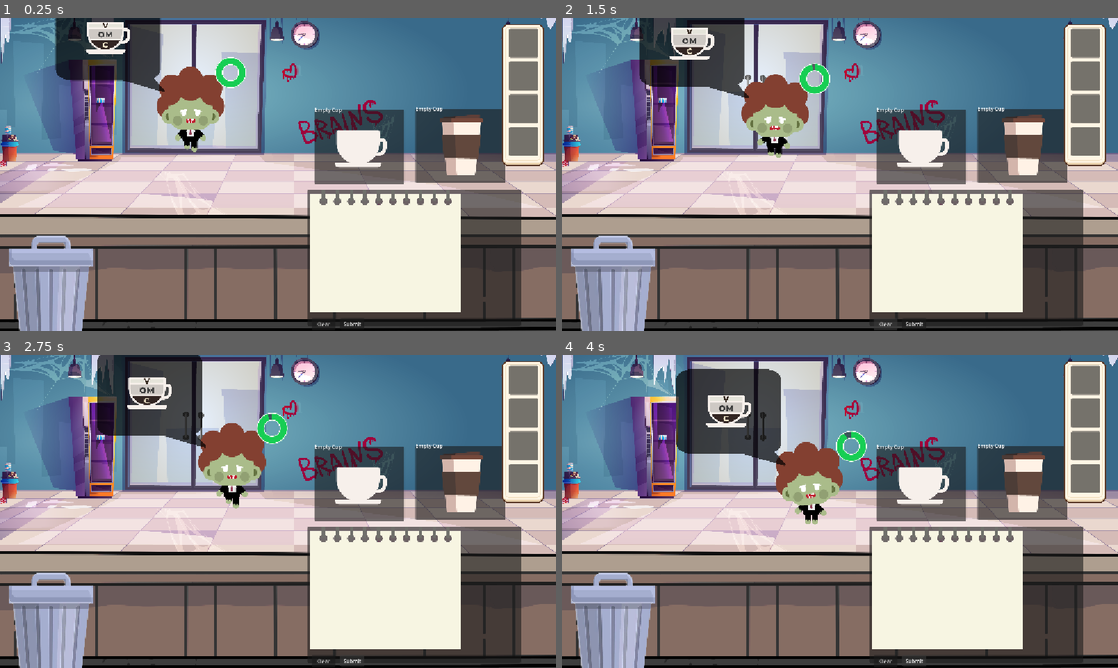
Above: before the commit, frames 1-4 (two rows, left to right).
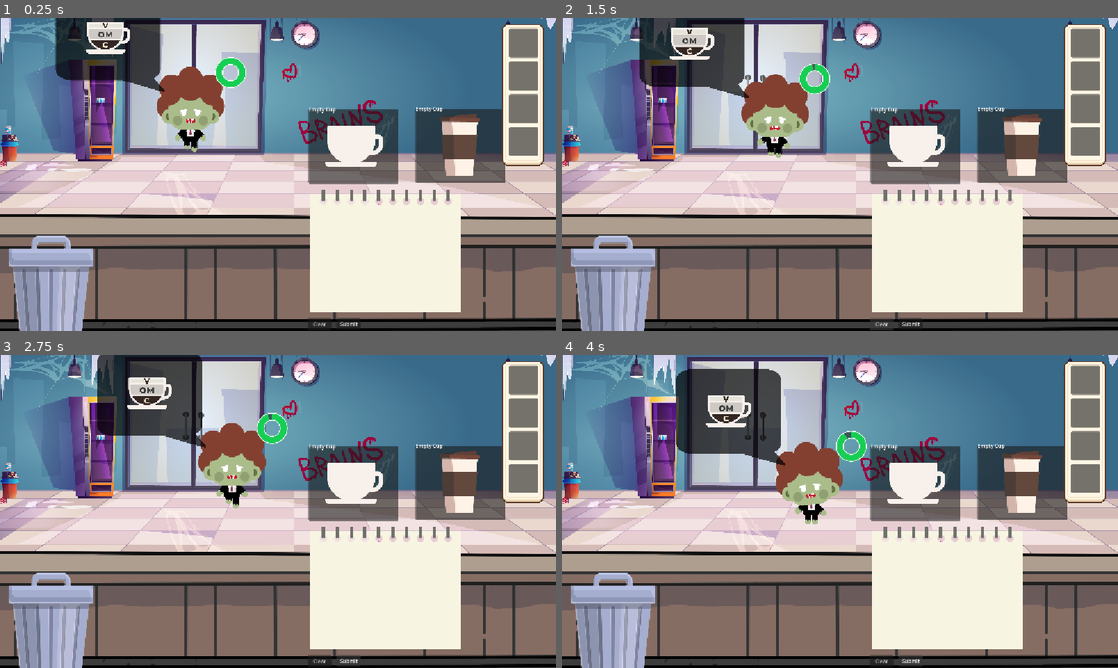
Above: after the commit, the same moments.

Repository: fishlis/SM2603-asm2
Game: Godot game, scene res://scenes/main.tscn
Same seed, same stepped clock (60 frames per second), same inputs: the game is played once before the commit and once after it. The project has no main scene, so this scene is started directly.
Inputs:
- Up to frame 1 (0.25 s): no input
- Up to frame 2 (1.5 s): click "Submit" at 0.5 s; click "Clear" at 1.25 s
- Up to frame 3 (2.75 s): click "Submit" at 2 s
- Up to frame 4 (4 s): click "Clear" at 2.75 s; click "Submit" at 3.5 s

The runs differ from the first frame. In frame 1, 6.7% of the frame differs, in the area x 55-94%, y 28-99%; in frame 2, 6.7%, in the area x 55-94%, y 28-100%; in frame 3, 6.7%; in frame 4, 6.7%.

Commit message:
updated notepad

Diff:
--- a/scenes/drawing_pad.tscn
+++ b/scenes/drawing_pad.tscn
@@ -7,6 +7,8 @@
 [ext_resource type="Texture2D" uid="uid://ck2iamaci1fjx" path="res://assets/coffee_icons/cup.png" id="4_aprco"]
 [ext_resource type="Texture2D" uid="uid://7ikn5rv2wfx4" path="res://assets/coffee_icons/coffee_togo.png" id="5_aprco"]
 [ext_resource type="PackedScene" path="res://scenes/animated_ingredient_text.tscn" id="6_anim"]
+
+[sub_resource type="StyleBoxEmpty" id="StyleBoxEmpty_o6xl0"]
 
 [node name="DrawingPad" type="Control" unique_id=1888209856]
 custom_minimum_size = Vector2(400, 400)
@@ -30,23 +32,24 @@
 anchors_preset = -1
 anchor_right = 0.64500004
 anchor_bottom = 0.87900007
-offset_right = 169.94028
-offset_bottom = 36.459656
+offset_right = 162.4776
+offset_bottom = 23.026794
 grow_horizontal = 2
 grow_vertical = 2
 mouse_filter = 2
+theme_override_styles/panel = SubResource("StyleBoxEmpty_o6xl0")
 
 [node name="TextureRect" type="TextureRect" parent="Canvas" unique_id=1922768107]
 layout_mode = 0
 offset_left = 7.4626865
-offset_top = -1.4925373
+offset_top = -1.4925537
 offset_right = 476.48288
-offset_bottom = 377.6119
+offset_bottom = 377.61188
 texture = ExtResource("3_pd0h4")
 expand_mode = 1
 
 [node name="Line2D" type="Line2D" parent="." unique_id=1180683425]
-points = PackedVector2Array(432.83582, 353.73132)
+points = PackedVector2Array(883, 387)
 width = 6.0
 begin_cap_mode = 2
 end_cap_mode = 2
@@ -62,26 +65,26 @@
 
 [node name="SubmitButton" type="Button" parent="." unique_id=1292205306]
 layout_mode = 0
-offset_left = 101.492584
+offset_left = 89.55231
 offset_top = 397.0149
-offset_right = 176.05972
+offset_right = 164.11946
 offset_bottom = 431.04474
 text = "Submit"
 
 [node name="ClearButton" type="Button" parent="." unique_id=95249433]
 layout_mode = 0
-offset_left = 13.432844
+offset_left = 1.4925461
 offset_top = 397.0149
-offset_right = 87.05974
+offset_right = 75.11944
 offset_bottom = 432.5373
 text = "Clear"
 
 [node name="CupSlot" type="Panel" parent="." unique_id=608301026]
 layout_mode = 0
-offset_left = 22.38806
-offset_top = -247.7612
-offset_right = 300.0
-offset_bottom = -18.208954
+offset_left = 2.985075
+offset_top = -249.25371
+offset_right = 280.59702
+offset_bottom = -19.701462
 script = ExtResource("3_3rvac")
 
 [node name="TextureRect" type="TextureRect" parent="CupSlot" unique_id=106235568]
@@ -89,14 +92,13 @@
 anchors_preset = -1
 anchor_right = 1.0
 anchor_bottom = 0.869
-offset_left = 62.68656
-offset_top = 64.17911
-offset_right = 17.86148
-offset_bottom = 31.230331
+offset_left = 52.23883
+offset_top = 50.746277
+offset_right = 34.626892
+offset_bottom = 37.265366
 scale = Vector2(0.69, 0.69)
 mouse_filter = 2
 texture = ExtResource("4_aprco")
-expand_mode = 1
 
 [node name="CupLabel" type="Label" parent="CupSlot" unique_id=1144274387]
 layout_mode = 0
@@ -126,10 +128,10 @@
 anchors_preset = -1
 anchor_right = 1.0
 anchor_bottom = 0.869
-offset_left = 76.11937
-offset_top = 17.91048
-offset_right = 23.652832
-offset_bottom = 137.20906
+offset_left = 74.626884
+offset_top = 15.683716
+offset_right = 6.9820557
+offset_bottom = 143.78166
 scale = Vector2(0.59, 0.59)
 mouse_filter = 2
 texture = ExtResource("5_aprco")
@@ -143,10 +145,10 @@
 [node name="AnimatedText" parent="TogoSlot" unique_id=490930430 instance=ExtResource("6_anim")]
 z_index = 5
 anchors_preset = 0
-offset_left = 47.76117
-offset_top = -2.9850445
-offset_right = 267.76117
-offset_bottom = 75.0462
+offset_left = -1.88854
+offset_top = -26.44402
+offset_right = 218.11147
+offset_bottom = 51.58723
 
 [connection signal="pressed" from="SubmitButton" to="." method="_on_submit_button_pressed"]
 [connection signal="pressed" from="ClearButton" to="." method="_on_clear_button_pressed"]
--- a/scenes/main.tscn
+++ b/scenes/main.tscn
@@ -55,7 +55,7 @@
 z_index = 2
 offset_left = 637.0
 offset_top = 356.0
-offset_right = 1396.7014
+offset_right = 1150.4329
 offset_bottom = 791.8208
 
 [node name="TrashCan" parent="." unique_id=1896474509 instance=ExtResource("8_trashbin")]
--- a/scenes/zombie.tscn
+++ b/scenes/zombie.tscn
@@ -3988,7 +3988,7 @@
 [node name="Zombie" type="RigidBody2D" unique_id=1857117241]
 visibility_layer = 2
 scale = Vector2(0.02, 0.02)
-collision_layer = 2
+collision_layer = 4
 mass = 0.001
 gravity_scale = 0.01
 lock_rotation = true
